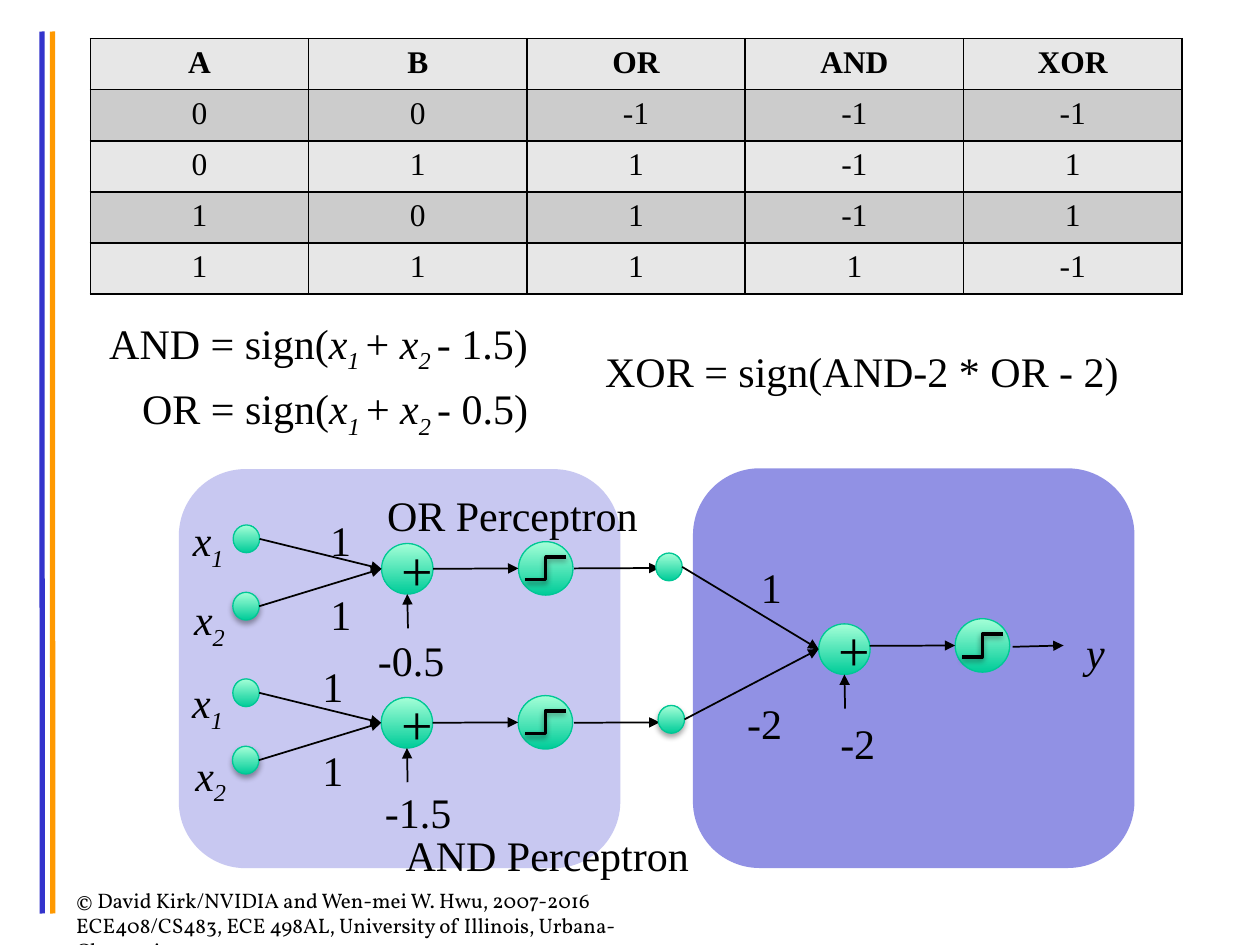
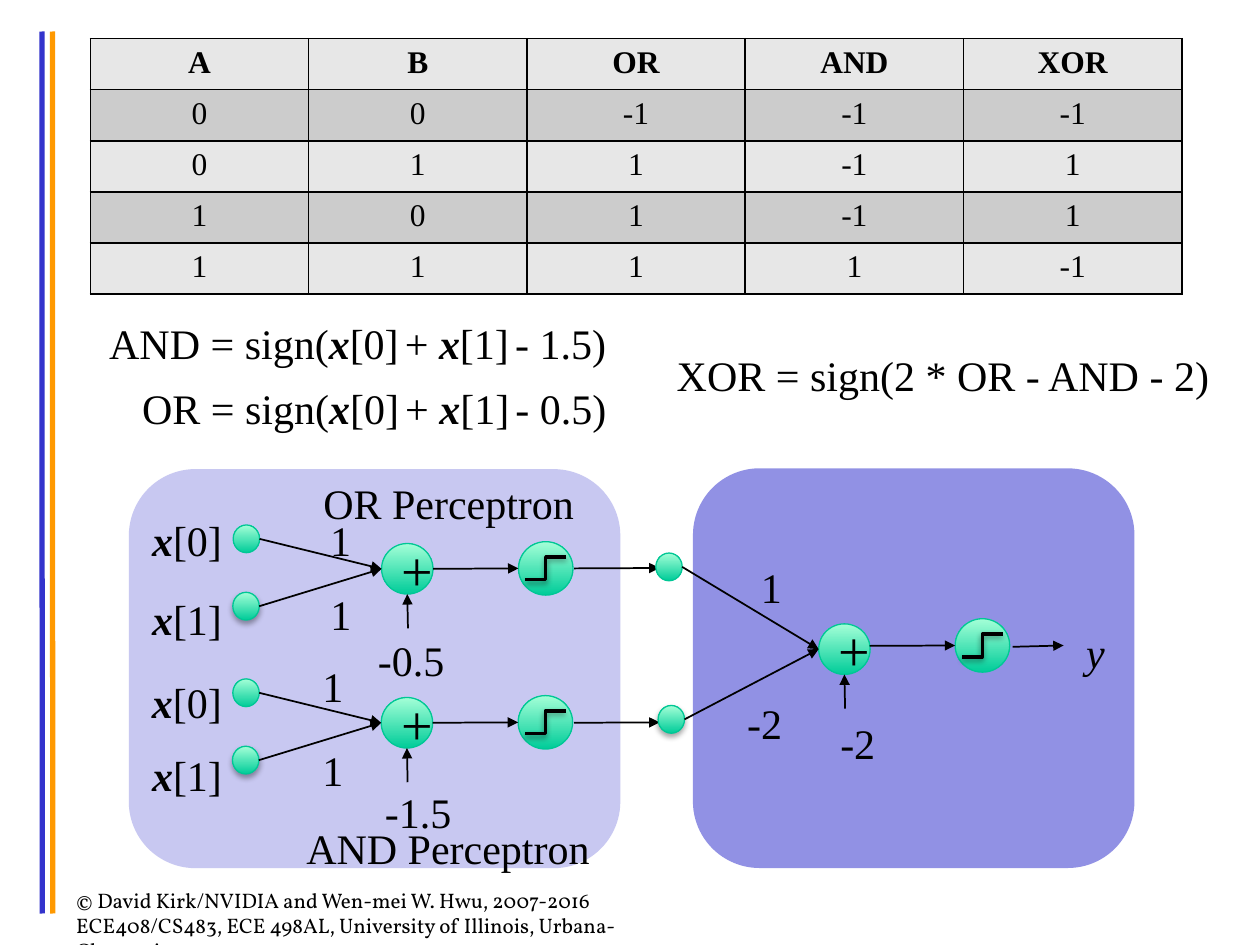
Before and after one commit to cwpearson/hugo-cwpearson, a slide deck: slide 10 of static/pptx/2017FA_ECE408_dl02_FF-Gradient.pptx. Drawn at 1260x945 pixels with LibreOffice and Linux fonts; fonts in the diff are those of the drawing. Boxes give left, top, right and bottom in pixels: in the first picture for what was removed or moved away, otherwise in the second. Text is boxed around its words. In the diff, an @@ line names an element or a change of style, - is before the commit and + after.

```diff
--- a/static/pptx/2017FA_ECE408_dl02_FF-Gradient.pptx
+++ b/static/pptx/2017FA_ECE408_dl02_FF-Gradient.pptx
@@ text at [109, 330, 607, 368]: text changed @@
-AND = sign(x1 + x2 - 1.5)
+AND = sign(x[0] + x[1] - 1.5)
@@ text at [677, 362, 1209, 400]: text changed @@
-XOR = sign(AND-2 * OR - 2)
+XOR = sign(2 * OR - AND - 2)
@@ text at [142, 395, 607, 433]: text changed @@
-OR = sign(x1 + x2 - 0.5)
+OR = sign(x[0] + x[1] - 0.5)
@@ rounded rectangle: place and size @@
-rounded rectangle at [179, 469, 620, 868]
+rounded rectangle at [129, 469, 620, 868]
@@ text "OR Perceptron" rewrapped from [387, 498, 638, 540] to [323, 491, 574, 528] @@
@@ text at [152, 527, 222, 562]: text changed; italic off @@
-x1
+x[0]
@@ text at [152, 606, 222, 641]: text changed; italic off @@
-x2
+x[1]
@@ text at [152, 689, 222, 724]: text changed; italic off @@
-x1
+x[0]
@@ text at [152, 762, 222, 797]: text changed; italic off @@
-x2
+x[1]
@@ text "AND Perceptron" rewrapped from [406, 838, 689, 880] to [306, 836, 590, 873] @@
```
Also in this commit, not shown: 6 other slides changed, 4 slides added, 1 slide removed, 4 other files.
